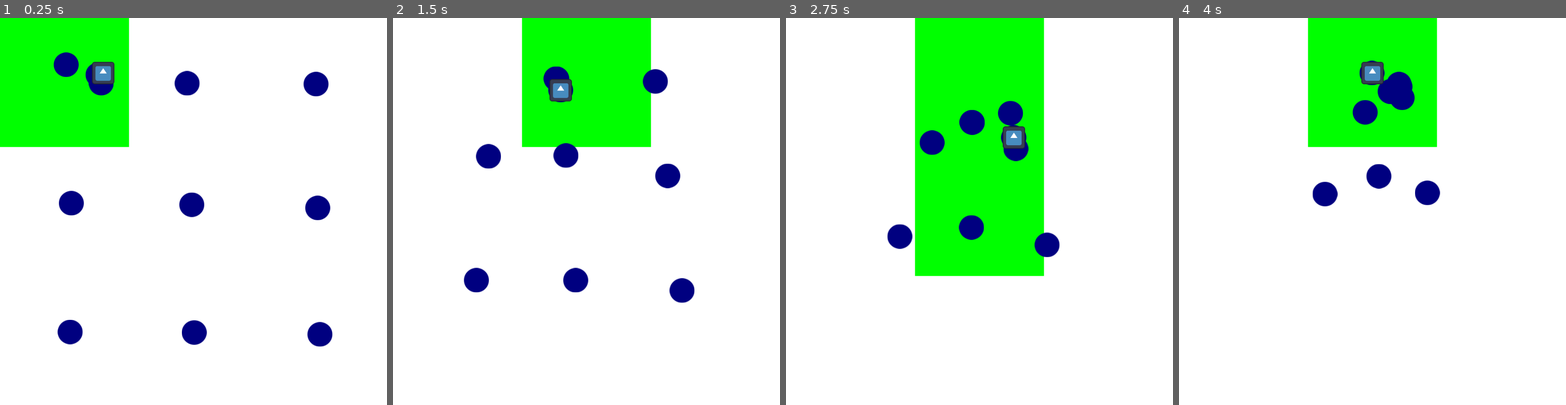
Above: before the commit, frames 1-4 (left to right).
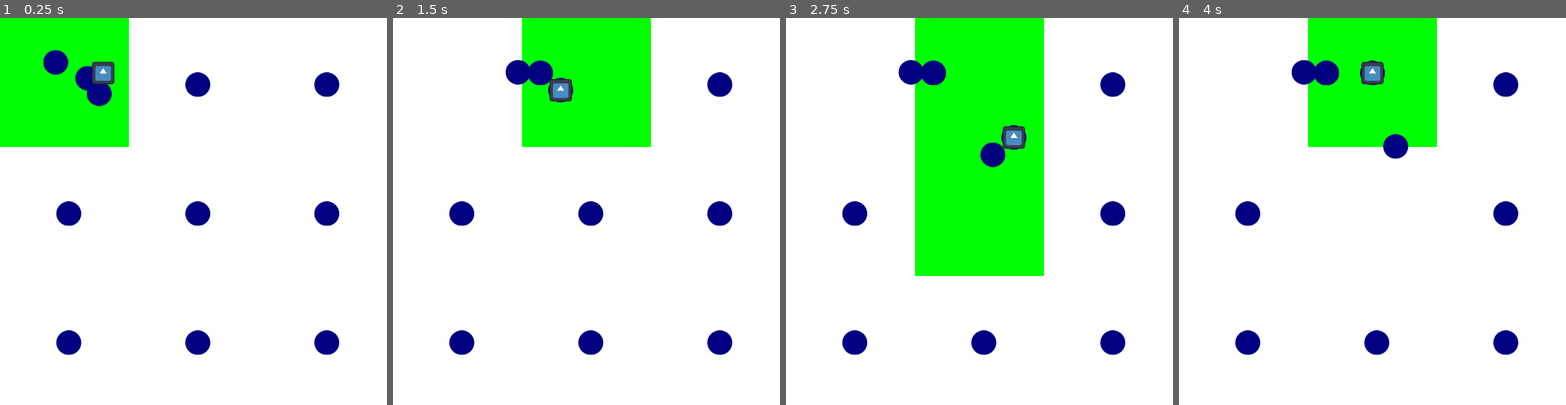
Above: after the commit, the same moments.

Repository: Jcalafange/IA_para_jogos
Game: Godot game, scene res://Cena1.tscn
The game is run twice, just before and just after one commit, with the same random seed, the same clock (stepped at 60 frames per second) and the same inputs. The engine's default icon, where the game draws it, is replaced by a stand-in: a white triangle on a blue panel in a dark square.
Inputs:
- Up to frame 1 (0.25 s): no input
- Up to frame 2 (1.5 s): hold D (move_right) 0.53-1.28 s; hold S (move_down) from 1.28 s (still down)
- Up to frame 3 (2.75 s): release S (move_down) at 2.03 s; hold D (move_right) from 2.03 s (still down)
- Up to frame 4 (4 s): release D (move_right) at 2.78 s; hold W (move_up) 2.78-3.53 s; hold A (move_left) from 3.53 s (still down)

The runs differ from the first frame. In frame 1, 3.8% of the frame differs, in the area x 11-88%, y 8-87%; in frame 2, 5.5%, in the area x 14-88%, y 10-87%; in frame 3, 5.3%; in frame 4, 5.1%.

Commit message:
bolas só movem se tiver na zona correspondente a bola

Diff:
--- a/Scripts/ballController.gd
+++ b/Scripts/ballController.gd
@@ -9,7 +9,7 @@
 	player = get_node("/root/Node2D/player")
 
 # Called every frame. 'delta' is the elapsed time since the previous frame.
-func _process(delta):
+func move(delta):
 	if player:  # Verifica se o jogador foi atribuído corretamente
 		move_towards_player(delta)
 
